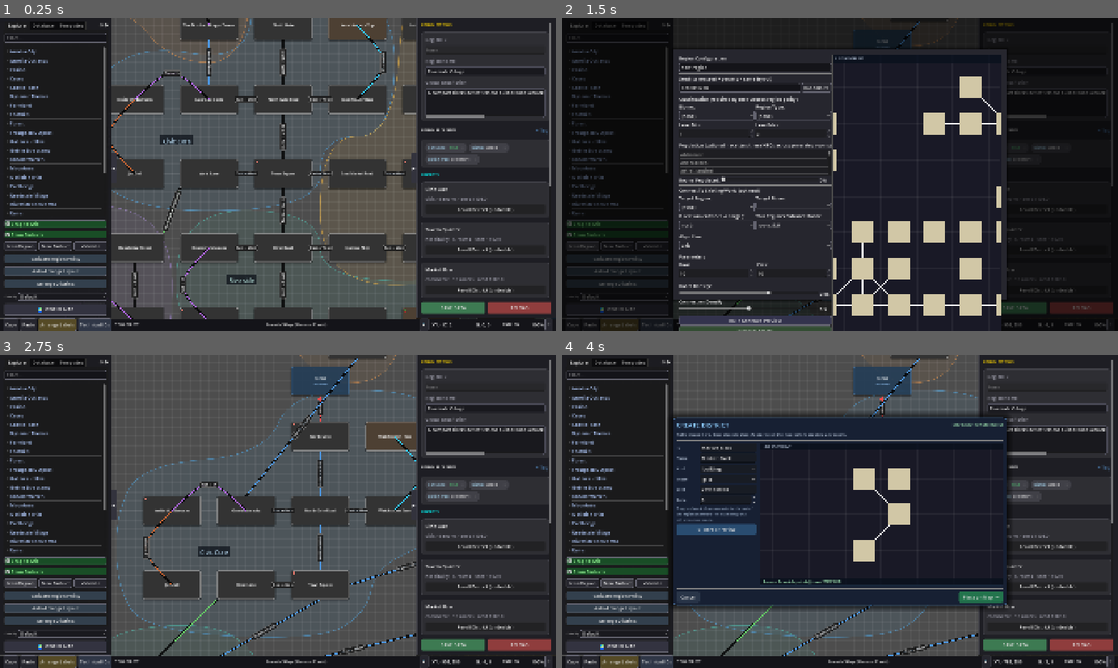
Above: before the commit, frames 1-4 (two rows, left to right).
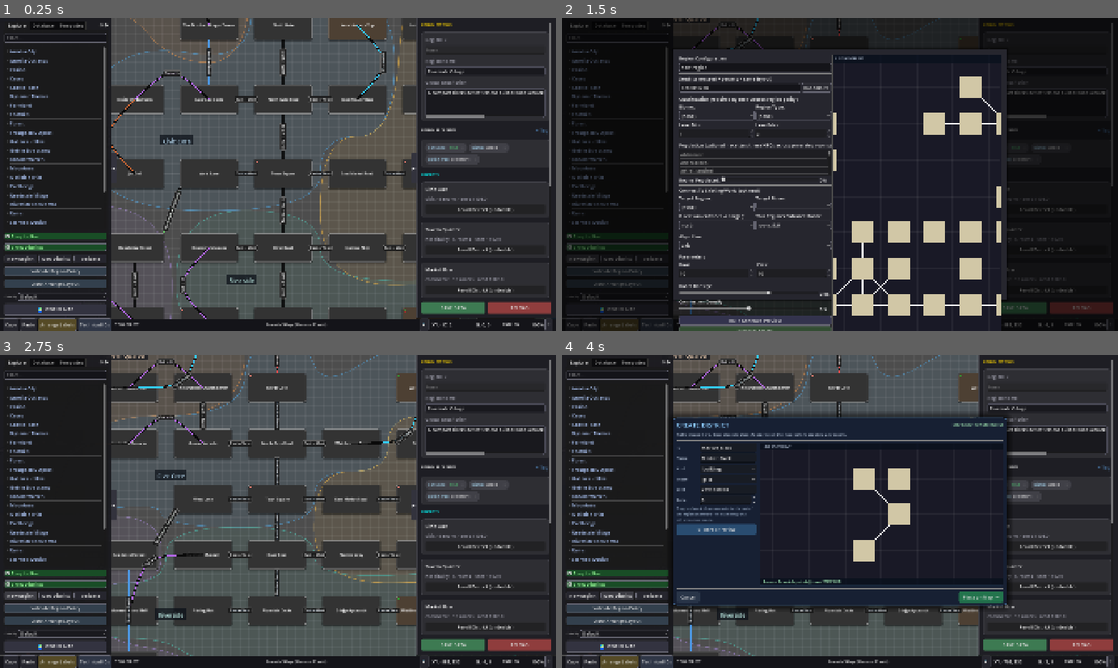
Above: after the commit, the same moments.

Repository: jbax-and-his-ai-pals/008-mud
Game: Godot game, scene res://scenes/Main.tscn
The game is run twice, just before and just after one commit, with the same random seed, the same clock (stepped at 60 frames per second) and the same inputs.
Inputs (mouse positions are in pixels of both pictures, inside the frame that each line leads up to):
- Up to frame 1 (0.25 s): no input
- Up to frame 2 (1.5 s): click (617, 284) at 0.5 s, where only the run before the commit has a clickable "Arrange Districts"; click "New Region" at 1.25 s
- Up to frame 3 (2.75 s): click "New Region" at 2 s
- Up to frame 4 (4 s): click "New District" at 2.75 s; click "New District" at 3.5 s

The runs differ from the first frame. In frame 1, 1.9% of the frame differs, in the area x 0-20%, y 49-87%; in frame 2, 0.9%; in frame 3, 28%, in the area x 0-83%, y 0-99%; in frame 4, 9.8%.

Commit message:
Remove the "Arrange Districts" button
Sat too close to Auto-Arrange Layout, which already does a better job in
practice. Removed the button, its signal chain (ExplorerPanel -> SidePanel
-> EditorUIManager -> Main), ActionHandler.arrange_all_districts, the now-
unused LayoutOptimizer.optimize_district_layout, and its test coverage.

The other two tiers from the same pass stay: "Arrange Rooms in District"
(district panel) and the existing "Auto-Arrange Layout".

Co-Authored-By: Claude Sonnet 5 <noreply@anthropic.com>

Diff:
--- a/mud-world-editor/scripts/core/ActionHandler.gd
+++ b/mud-world-editor/scripts/core/ActionHandler.gd
@@ -548,50 +548,6 @@
 		"Arrange District Rooms: " + str(districts[district_id].get("name", district_id))
 	)
 
-# Repositions every district as one rigid block (LayoutOptimizer.
-# optimize_district_layout), without touching any room's position relative
-# to its own district -- the district-level counterpart to "Auto-Arrange
-# Layout" (which ignores district boundaries) and to a manual whole-
-# district drag (which moves exactly one district).
-func arrange_all_districts():
-	var districts := region_mgr.get_districts()
-	if districts.is_empty(): return
-	var new_centers := LayoutOptimizer.optimize_district_layout(region_mgr.data.rooms, districts)
-	if new_centers.is_empty(): return
-
-	var deltas := {}
-	var old_pos := {}
-	for did in new_centers:
-		var members: Array = districts[did].get("members", districts[did].get("rooms", []))
-		var min_p := Vector2(INF, INF); var max_p := Vector2(-INF, -INF); var has_rooms := false
-		for room_id_variant in members:
-			var room_id := str(room_id_variant)
-			if not region_mgr.data.rooms.has(room_id): continue
-			var pos := _room_pos(region_mgr.data.rooms[room_id])
-			min_p.x = min(min_p.x, pos.x); min_p.y = min(min_p.y, pos.y)
-			max_p.x = max(max_p.x, pos.x); max_p.y = max(max_p.y, pos.y)
-			has_rooms = true
-		if not has_rooms: continue
-		var old_center: Vector2 = (min_p + max_p) / 2.0
-		deltas[did] = new_centers[did] - old_center
-		for room_id_variant in members:
-			var room_id := str(room_id_variant)
-			if region_mgr.data.rooms.has(room_id): old_pos[room_id] = _room_pos(region_mgr.data.rooms[room_id])
-
-	cmd_proc.commit(
-		func():
-			for did in deltas:
-				var members: Array = districts[did].get("members", districts[did].get("rooms", []))
-				for room_id_variant in members:
-					var room_id := str(room_id_variant)
-					if old_pos.has(room_id): region_mgr.set_room_pos(room_id, old_pos[room_id] + deltas[did])
-			main_node._refresh_view(); main_node._update_explorer_dirty_state(),
-		func():
-			for id in old_pos: region_mgr.set_room_pos(id, old_pos[id])
-			main_node._refresh_view(); main_node._update_explorer_dirty_state(),
-		"Arrange Districts"
-	)
-
 func commit_batch_properties(ids: Array, key: String, new_val, old_vals: Dictionary):
 	cmd_proc.commit(
 		func():
--- a/mud-world-editor/scripts/core/Main.gd
+++ b/mud-world-editor/scripts/core/Main.gd
@@ -160,7 +160,6 @@
 	)
 	ui_mgr.request_toggle_world_view.connect(func(enabled): _set_world_view(enabled))
 	ui_mgr.request_auto_layout.connect(_on_request_layout)
-	ui_mgr.request_arrange_districts.connect(func(): if not state.is_world_view: action_handler.arrange_all_districts())
 	ui_mgr.request_center_view.connect(func(): camera_controller.center_on_nodes(graph_controller.get_active_nodes()))
 	ui_mgr.request_copy.connect(_on_copy_request)
 	ui_mgr.request_paste.connect(_on_paste_request)
--- a/mud-world-editor/scripts/generators/LayoutOptimizer.gd
+++ b/mud-world-editor/scripts/generators/LayoutOptimizer.gd
@@ -654,126 +654,3 @@
 
 static func _dir_to_vec(d: String) -> Vector2:
 	return Constants.DIR_VECTORS.get(d.to_lower(), Vector2(1,0))
-
-# The district-block counterpart to optimize_world_layout: treats each
-# district as one rigid node (sized and centered on its member rooms' own
-# bounding box) and repositions those nodes to keep inter-district
-# connections short without overlapping -- the district's own internal
-# room layout is left untouched, exactly like a manual whole-district drag.
-# Unlike world regions (each with their own local room coordinate space
-# glued into a shared map via a separate offset), a district's rooms
-# already live directly in the region's one shared coordinate space, so
-# the returned positions are just new centers, not origins needing a
-# local-to-world translation.
-static func optimize_district_layout(rooms: Dictionary, districts: Dictionary) -> Dictionary:
-	var room_to_district := {}
-	for did in districts:
-		var members: Array = districts[did].get("members", districts[did].get("rooms", []))
-		for room_id_variant in members:
-			room_to_district[str(room_id_variant)] = did
-
-	var district_sizes := {}
-	var district_centers := {}
-	var connections := {}
-
-	for did in districts:
-		var members: Array = districts[did].get("members", districts[did].get("rooms", []))
-		connections[did] = []
-		var min_p = Vector2(INF, INF)
-		var max_p = Vector2(-INF, -INF)
-		var has_rooms = false
-		for room_id_variant in members:
-			var room_id := str(room_id_variant)
-			if not rooms.has(room_id) or not rooms[room_id] is Dictionary: continue
-			var pos := _editor_pos(rooms[room_id])
-			min_p.x = min(min_p.x, pos.x); min_p.y = min(min_p.y, pos.y)
-			max_p.x = max(max_p.x, pos.x); max_p.y = max(max_p.y, pos.y)
-			has_rooms = true
-			var exits = rooms[room_id].get("exits", {})
-			if not exits is Dictionary: continue
-			for dir in exits:
-				var target_id := str(exits[dir])
-				if ":" in target_id: continue # cross-region; not this region's layout to arrange
-				var target_district: String = str(room_to_district.get(target_id, ""))
-				if target_district != "" and target_district != did:
-					connections[did].append({"target": target_district, "dir": dir, "vec": _dir_to_vec(dir)})
-		if has_rooms:
-			district_sizes[did] = (max_p - min_p) + Vector2(250, 250)
-			district_centers[did] = (min_p + max_p) / 2.0
-		else:
-			district_sizes[did] = Vector2(500, 500)
-			district_centers[did] = Vector2.ZERO
-
-	# Same BFS-with-rect-avoidance placement optimize_world_layout uses, minus
-	# the local-origin/center split that a world region's own coordinate
-	# space needs -- here `positions[did]` is directly the new center.
-	var positions := {}
-	var placed_rects: Array = []
-	var nodes_to_process = districts.keys()
-	var island_start_x := 0.0
-
-	while not nodes_to_process.is_empty():
-		var start_node: String = nodes_to_process[0]
-		nodes_to_process.erase(start_node)
-
-		var start_pos := Vector2(island_start_x, 0)
-		positions[start_node] = start_pos.snapped(SNAP_GRID)
-		var s_size: Vector2 = district_sizes[start_node]
-		placed_rects.append(Rect2(start_pos - s_size / 2.0, s_size))
-
-		var queue: Array = [start_node]
-		while not queue.is_empty():
-			var curr_id: String = queue.pop_front()
-			var curr_pos: Vector2 = positions[curr_id]
-
-			for conn in connections.get(curr_id, []):
-				var neighbor: String = conn.target
-				if positions.has(neighbor): continue
-				if not district_sizes.has(neighbor): continue
-
-				if neighbor in nodes_to_process: nodes_to_process.erase(neighbor)
-				queue.append(neighbor)
-
-				var dir_vec: Vector2 = conn.vec
-				if dir_vec == Vector2.ZERO: dir_vec = Vector2(1, 0)
-
-				var my_size: Vector2 = district_sizes[curr_id]
-				var their_size: Vector2 = district_sizes[neighbor]
-				var dist: float = (abs(dir_vec.x) * (my_size.x + their_size.x) + abs(dir_vec.y) * (my_size.y + their_size.y)) * 0.55
-				dist = max(dist, 600.0)
-
-				var placed := false
-				for ang in [0, PI/6, -PI/6, PI/4, -PI/4, PI/2, -PI/2]:
-					var rot_vec: Vector2 = dir_vec.rotated(ang)
-					var test_pos: Vector2 = (curr_pos + rot_vec * dist).snapped(SNAP_GRID)
-					var test_rect := Rect2(test_pos - their_size / 2.0, their_size)
-
-					var overlap := false
-					for r in placed_rects:
-						if r.grow(-50).intersects(test_rect.grow(-50)):
-							overlap = true
-							break
-
-					if not overlap:
-						positions[neighbor] = test_pos
-						placed_rects.append(test_rect)
-						placed = true
-						break
-
-				if not placed:
-					var fallback_pos: Vector2 = (curr_pos + dir_vec * (dist * 1.5)).snapped(SNAP_GRID)
-					positions[neighbor] = fallback_pos
-					placed_rects.append(Rect2(fallback_pos - their_size / 2.0, their_size))
-
-		var max_x := island_start_x
-		for r in placed_rects:
-			if r.end.x > max_x: max_x = r.end.x
-		island_start_x = max_x + 800.0
-
-	return positions
-
-static func _editor_pos(room: Dictionary) -> Vector2:
-	var raw = room.get("_editor_pos", [0, 0])
-	if raw is Vector2: return raw
-	if raw is Array and raw.size() >= 2: return Vector2(float(raw[0]), float(raw[1]))
-	return Vector2.ZERO
--- a/mud-world-editor/scripts/ui/EditorUIManager.gd
+++ b/mud-world-editor/scripts/ui/EditorUIManager.gd
@@ -30,7 +30,6 @@
 signal request_select_db_entry(type, id)
 signal request_toggle_world_view(enabled)
 signal request_auto_layout
-signal request_arrange_districts
 signal request_center_view
 signal request_copy
 signal request_paste
@@ -118,7 +117,6 @@
 	side_panel.request_delete_db_entry.connect(func(t, id): request_delete_db_entry.emit(t, id))
 	side_panel.request_select_db_entry.connect(func(t, id): request_select_db_entry.emit(t, id))
 	side_panel.request_auto_layout.connect(func(): request_auto_layout.emit())
-	side_panel.request_arrange_districts.connect(func(): request_arrange_districts.emit())
 	side_panel.request_create_modal_open.connect(func():
 		request_open_creator_modal.emit()
 		creator_modal.show()
--- a/mud-world-editor/scripts/ui/SidePanel.gd
+++ b/mud-world-editor/scripts/ui/SidePanel.gd
@@ -15,7 +15,6 @@
 signal request_delete_db_entry(type, id)
 signal request_select_db_entry(type, id)
 signal request_auto_layout
-signal request_arrange_districts
 signal request_create_modal_open
 signal request_district_modal_open
 signal request_context_menu(global_pos, meta)
@@ -135,7 +134,6 @@
 	explorer_panel.request_validate.connect(func(): request_validate.emit())
 	explorer_panel.request_validate_region_policy.connect(func(): request_validate_region_policy.emit())
 	explorer_panel.request_auto_layout.connect(func(): request_auto_layout.emit())
-	explorer_panel.request_arrange_districts.connect(func(): request_arrange_districts.emit())
 	explorer_panel.snap_toggled.connect(func(b): snap_toggled.emit(b))
 	explorer_panel.show_districts_toggled.connect(func(b): show_districts_toggled.emit(b))
 	explorer_panel.request_context_menu.connect(func(p, m): request_context_menu.emit(p, m))
--- a/mud-world-editor/scripts/ui/panels/ExplorerPanel.gd
+++ b/mud-world-editor/scripts/ui/panels/ExplorerPanel.gd
@@ -9,7 +9,6 @@
 signal request_validate
 signal request_validate_region_policy
 signal request_auto_layout
-signal request_arrange_districts
 signal snap_toggled(enabled)
 signal show_districts_toggled(enabled)
 signal request_context_menu(global_pos, meta)
@@ -90,12 +89,6 @@
 	_apply_style(btn_layout, Color(0.2, 0.25, 0.3))
 	btn_layout.pressed.connect(func(): request_auto_layout.emit())
 	add_child(btn_layout)
-
-	var btn_arrange_districts = Button.new(); btn_arrange_districts.text="Arrange Districts"
-	btn_arrange_districts.tooltip_text = "Repositions each district as one block to keep inter-district connections short, without rearranging rooms within a district."
-	_apply_style(btn_arrange_districts, Color(0.2, 0.25, 0.3))
-	btn_arrange_districts.pressed.connect(func(): request_arrange_districts.emit())
-	add_child(btn_arrange_districts)
 
 # --- INPUT HANDLERS ---
 
--- a/mud-world-editor/tests/layout_optimizer_smoke.gd
+++ b/mud-world-editor/tests/layout_optimizer_smoke.gd
@@ -32,26 +32,7 @@
 	_assert(metadata["start"]["in"]["placement"] == "stacked", "in exit persists its stacked placement")
 	_assert(metadata["start"].has("portal"), "unmapped exit receives inferred layout metadata")
 	_assert_all_region_cardinal_alignment()
-	_assert_district_layout()
 	quit(1 if failure_count > 0 else 0)
-
-func _assert_district_layout() -> void:
-	var district_rooms := {
-		"d1_a": {"_editor_pos": [0, 0], "exits": {"east": "d1_b"}},
-		"d1_b": {"_editor_pos": [256, 0], "exits": {"west": "d1_a", "east": "d2_a"}},
-		"d2_a": {"_editor_pos": [512, 0], "exits": {"west": "d1_b"}},
-		"d2_b": {"_editor_pos": [512, 192], "exits": {}},
-	}
-	var districts := {
-		"d1": {"members": ["d1_a", "d1_b"]},
-		"d2": {"members": ["d2_a", "d2_b"]},
-	}
-	var district_positions = LayoutOptimizer.optimize_district_layout(district_rooms, districts)
-	_assert(district_positions.has("d1") and district_positions.has("d2"), "every district receives a new center")
-	_assert(district_positions.get("d1") != district_positions.get("d2"), "connected districts don't collapse onto the same center")
-
-	var empty_positions = LayoutOptimizer.optimize_district_layout({}, {"solo": {"members": []}})
-	_assert(empty_positions.has("solo"), "a district with no live member rooms still gets a fallback position")
 
 func _assert(condition: bool, message: String) -> void:
 	if not condition:
